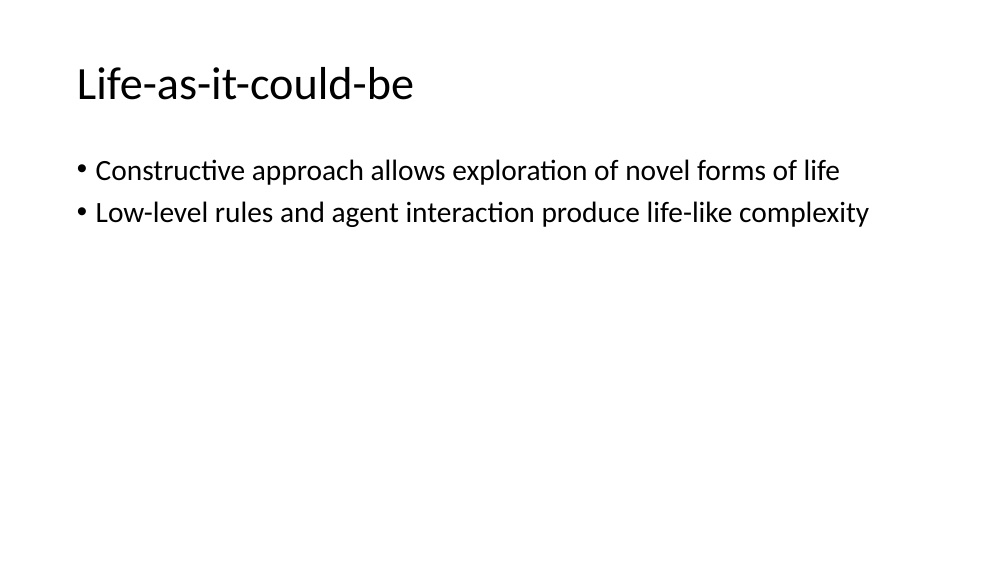
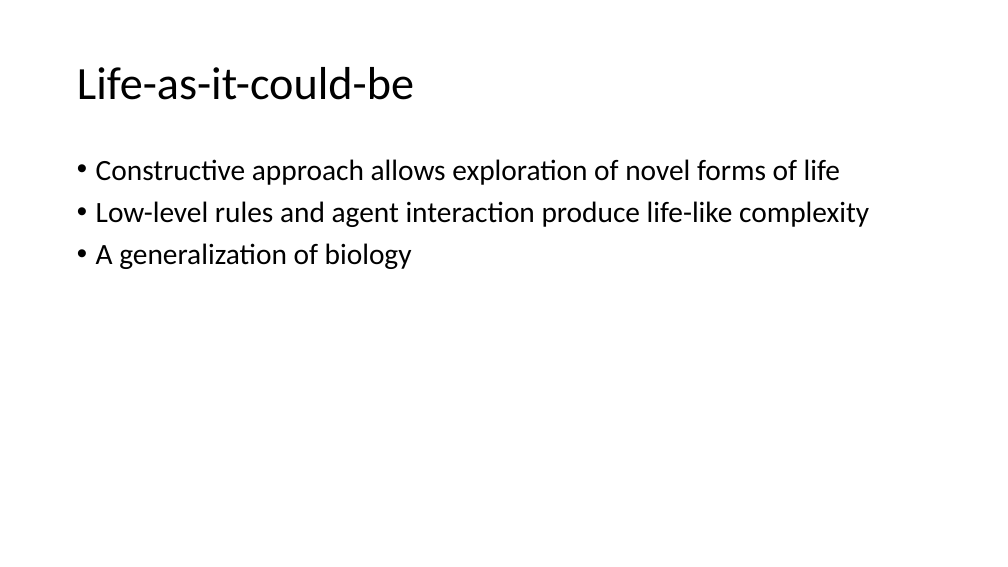
Before and after one commit to BenChurch/Fall2016, a slide deck: slide 7 of CISC879/ChapterPresentation/LectureSlidesCh8.pptx. Drawn at 1008x567 pixels with LibreOffice and Linux fonts; fonts in the diff are those of the drawing. Boxes give left, top, right and bottom in pixels: in the first picture for what was removed or moved away, otherwise in the second. Text is boxed around its words. In the diff, an @@ line names an element or a change of style, - is before the commit and + after.

```diff
--- a/CISC879/ChapterPresentation/LectureSlidesCh8.pptx
+++ b/CISC879/ChapterPresentation/LectureSlidesCh8.pptx
@@ text at <box>96,243,412,269</box>: paragraph added @@
+• A generalization of biology
```
Also in this commit, not shown: 10 other slides changed, 14 slides added, 3 other files.
